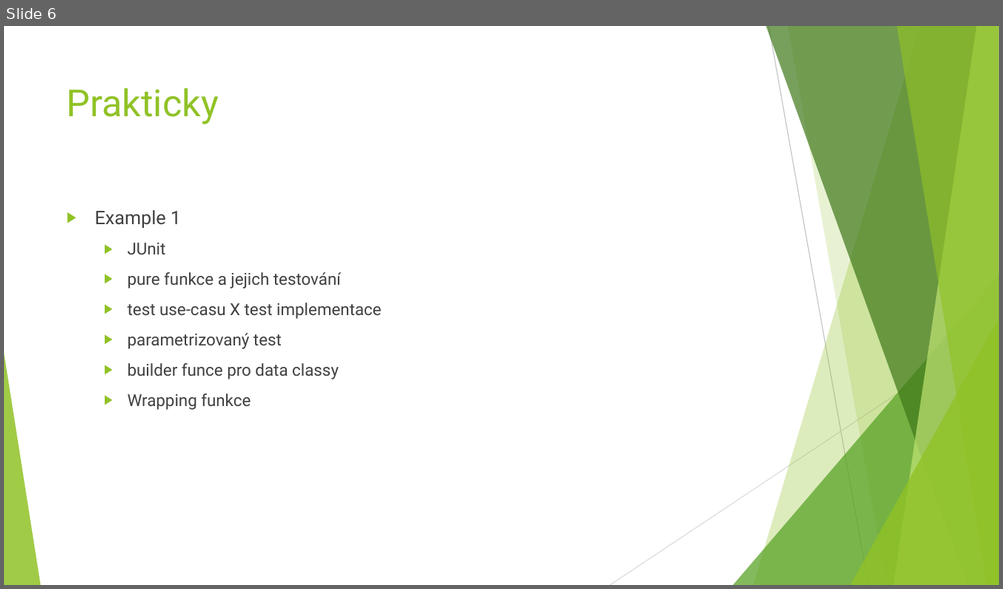
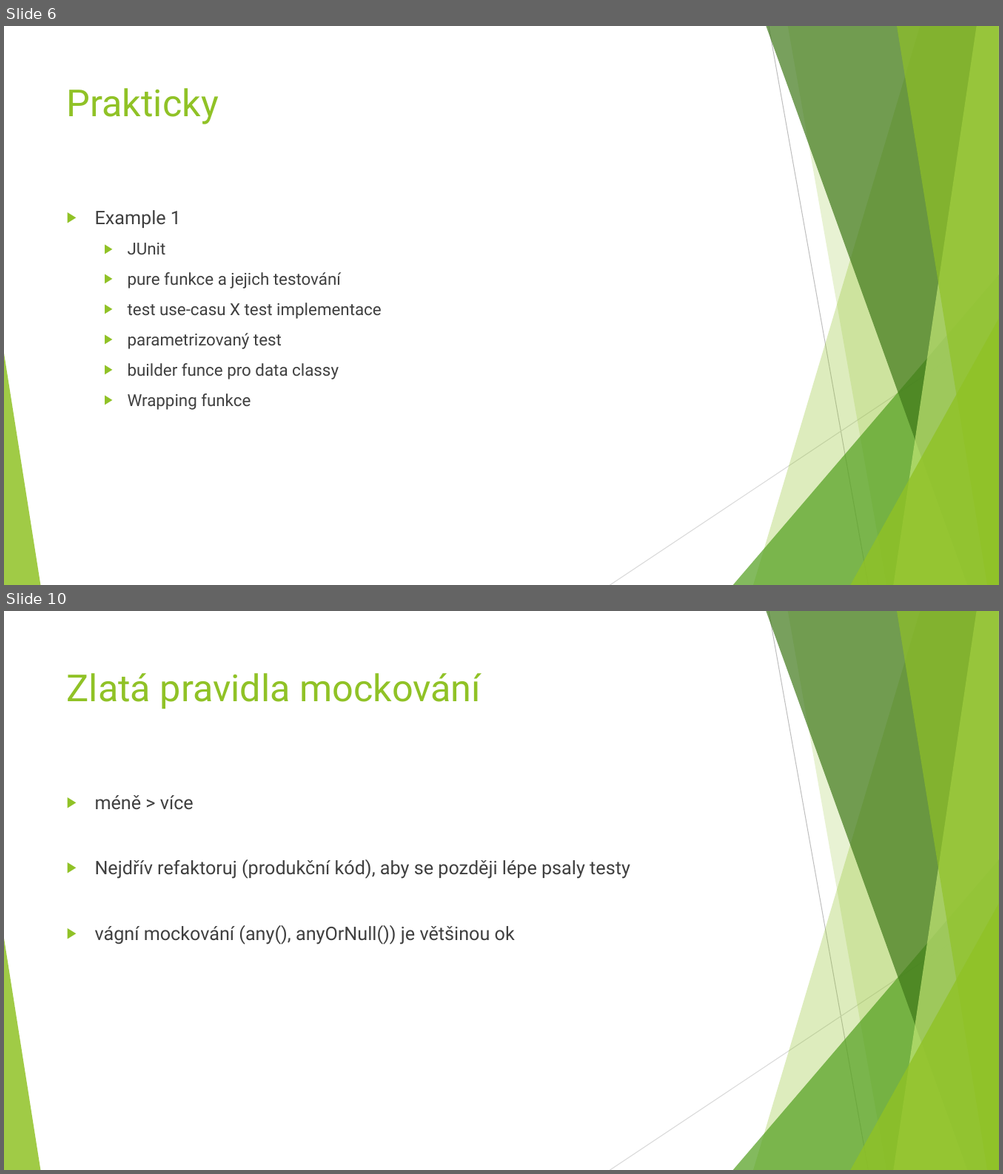
Before and after one commit to linhartJ/about-testing, a slide deck: doc/unit-testing-prezentace.pptx. Shown one above the other, each under a label of ours: slide 6 before the commit, slides 6 and 10 after it; the slides between them are not shown. The pictures are 1003x589 and 1003x1174 pixels, drawn with LibreOffice and Linux fonts; fonts in the diff are those of the drawing. Boxes give left, top, right and bottom in pixels: in the first picture for what was removed or moved away, otherwise in the second. Text is boxed around its words. In the diff, an @@ line names an element or a change of style, - is before the commit and + after.

```diff
--- a/doc/unit-testing-prezentace.pptx
+++ b/doc/unit-testing-prezentace.pptx
@@ slide 10 added at bbox=[4, 611, 999, 1170], background #FFFFFF; not listed: 10 template elements that a slide beside it also shows @@
@@ title added at bbox=[67, 673, 481, 709], 36 pt, text #90C226 @@
+Zlatá pravidla mockování
@@ text added at bbox=[95, 795, 630, 945], 18 pt, text #404040 @@
+▶ méně > více
+▶ Nejdřív refaktoruj (produkční kód), aby se později lépe psaly testy
+▶ vágní mockování (any(), anyOrNull()) je většinou ok
```
Also in this commit, not shown: 4 other slides added, 5 other files.
